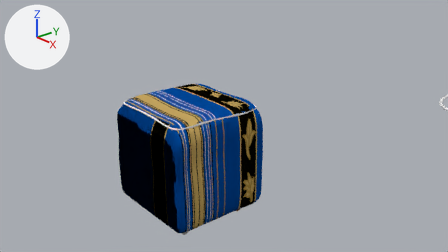
One commit to the Blender file File di blender/Andrea/puff cubico loops.blend: the scene before it, then after it.
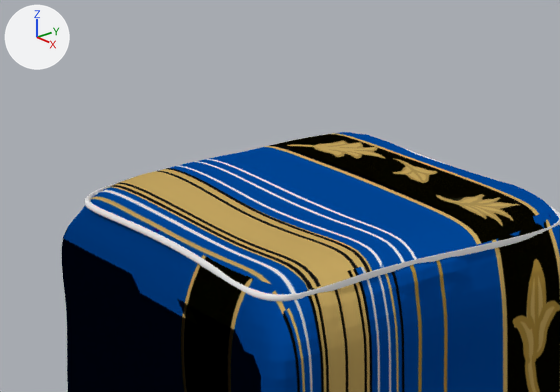
Each version appears first from the file's camera 'Camera', and next in a close-up on the part from 22% to 57% of the width and 19% to 62% of the height. The axes (+X, +Y, +Z) are drawn at upper left. The lights are the same throughout.
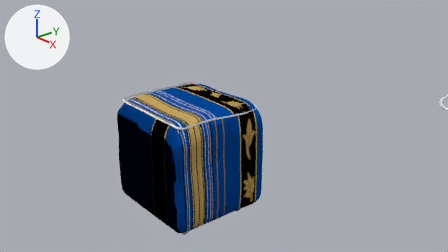
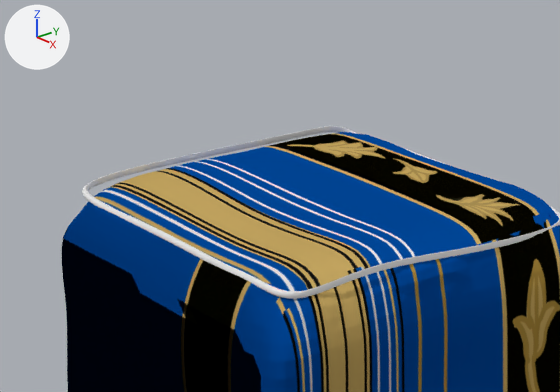
Where the change shows, as pixel boxes [x1, y1, x2, y2] in the close-ups (560 x 392 px):
'Circle.000', reshaped: before [84, 148, 560, 301]; after [82, 126, 560, 299]

What changed in the scene script:
```text
Change cu_nurbspath:
    remove _sp.points.foreach_set('co', [-4.361, 1.458, -0.0682, 1.0, -4.13, 1.268, -0.0586, 1.0, -4.217, 0.949, -0.0491, 1.0, -4.333, 0.442, -0.0291, 1.0, -4.13, -0.0669, -0.0519, 1.0, -3.394, -0.0619, -0.0531, 1.0, -0.646, -0.0223, -0.0479, 1.0, 1.288, -0.0309, -0.0827, 1.0, 3.189, -0.0805, -0.0971, 1.0, 3.003, 0.343, -0.0515, 1.0, 3.104, 0.766, -0.0759, 1.0, 3.12, 1.162, -0.0974, 1.0, 2.961, 1.503, -0.119, 1.0, 2.028, 1.514, -0.09, 1.0, 0.515, 1.425, -0.0387, 1.0, -3.301, 1.436, -0.0385, 1.0, -3.301, 1.436, -0.0385, 1.0, -3.301, 1.436, -0.0385, 1.0])
    _sp: cu_nurbspath.splines.new('NURBS'); _sp.points.add(17) -> cu_nurbspath.splines.new('NURBS'); _sp.points.add(21)
    add _sp.points.foreach_set('co', [-3.617, 1.446, -0.0663, 1.0, -4.13, 1.468, -0.0637, 1.0, -4.211, 1.374, -0.00364, 1.0, -4.177, 1.268, -0.00107, 1.0, -4.217, 0.949, 0.000558, 1.0, -4.333, 0.442, 0.000112, 1.0, -4.193, 0.13, 0.00538, 1.0, -4.231, -0.033, -0.0215, 1.0, -3.668, -0.0165, -0.057, 1.0, -0.626, -0.00656, -0.0436, 1.0, 1.222, -0.0187, -0.0625, 1.0, 2.205, -0.011, -0.0387, 1.0, 3.201, 0.000881, -0.0994, 1.0, 3.003, 0.343, -0.0202, 1.0, 3.104, 0.766, -0.0759, 1.0, 3.12, 1.162, -0.0974, 1.0, 2.961, 1.503, -0.119, 1.0, 2.028, 1.514, -0.09, 1.0, 0.515, 1.425, -0.0387, 1.0, -3.301, 1.436, -0.0385, 1.0, -3.301, 1.436, -0.0385, 1.0, -3.301, 1.436, -0.0385, 1.0])
```
